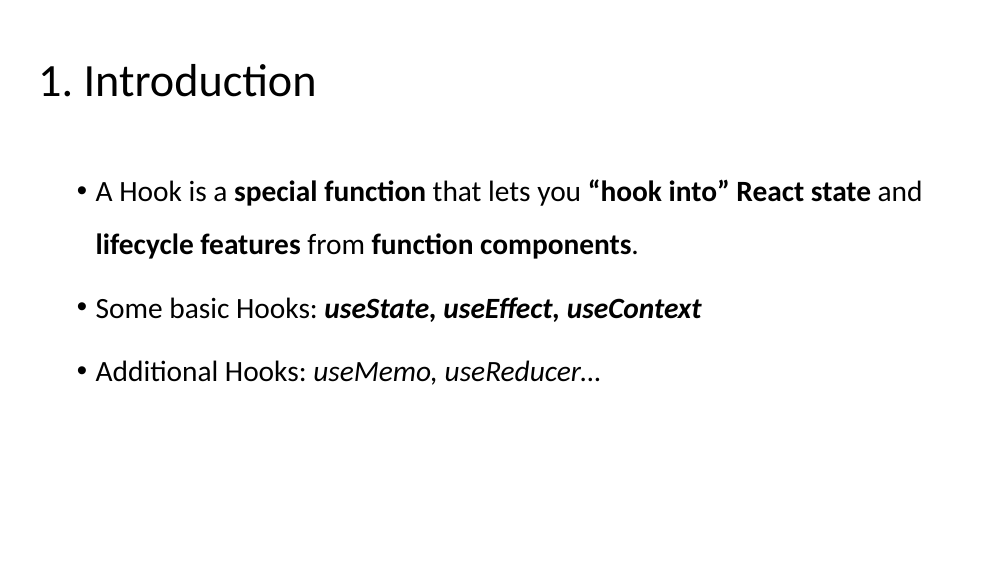
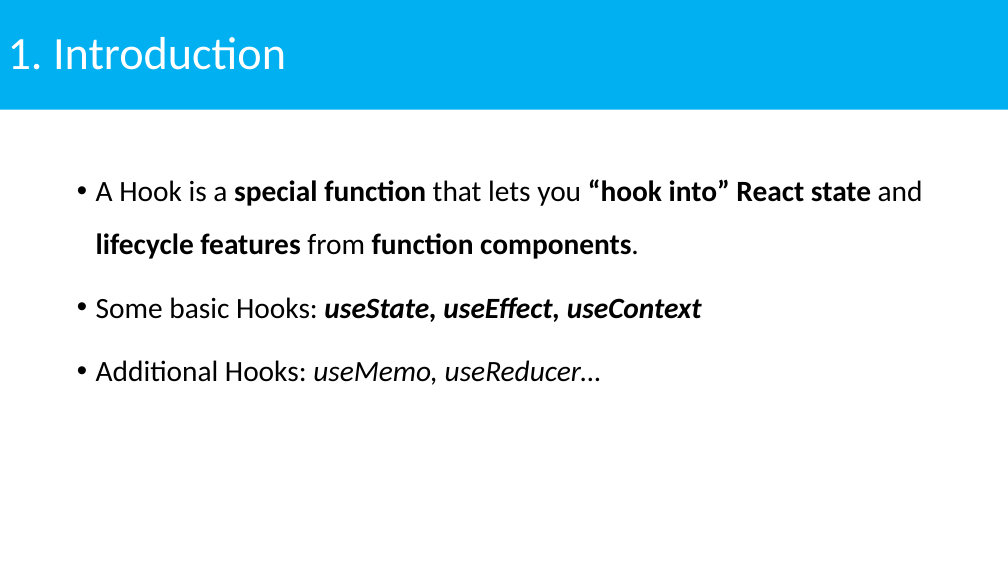
Before and after one commit to NhanHoang8195/react-hook-demo, a slide deck: slide 3 of ReactHooks.pptx. Drawn at 1008x567 pixels with LibreOffice and Linux fonts; fonts in the diff are those of the drawing. Boxes give left, top, right and bottom in pixels: in the first picture for what was removed or moved away, otherwise in the second. Text is boxed around its words. In the diff, an @@ line names an element or a change of style, - is before the commit and + after.

```diff
--- a/ReactHooks.pptx
+++ b/ReactHooks.pptx
@@ title "1. Introduction": place and size @@
-title "1. Introduction" at [38,64,317,97]
+title "1. Introduction" at [0,0,1008,110]
@@ title "1. Introduction" at [0,0,1008,110]: text colour #000000 to #FFFFFF; fill none to #00B0F0 @@
```
Also in this commit, not shown: 3 other slides changed, 3 slides added, 1 slide removed, 3 other files.
